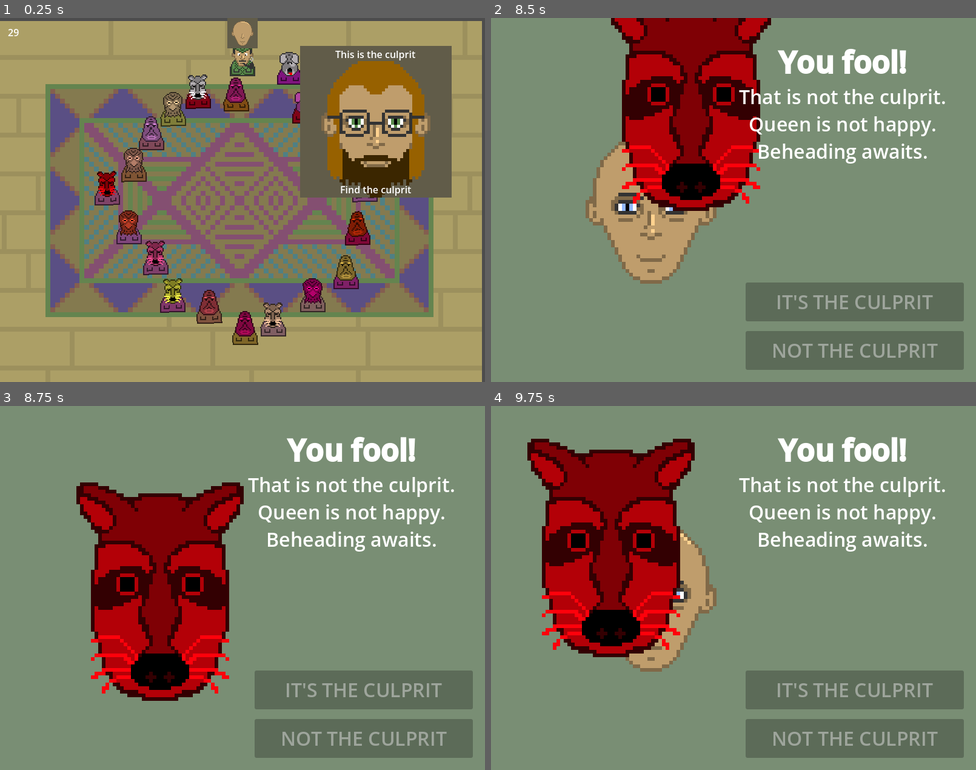
Above: before the commit, frames 1-4 (two rows, left to right).
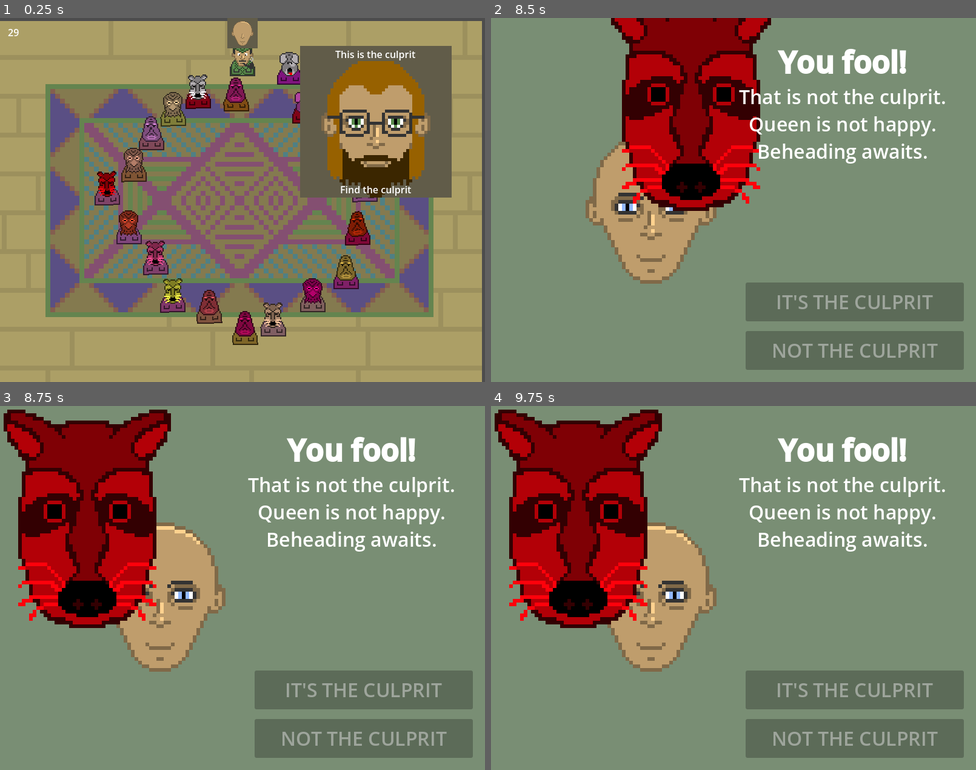
Above: after the commit, the same moments.

Repository: paavonelimarkka/mask-no-four
Game: Godot game, scene res://Scenes/game.tscn
Same seed, same stepped clock (60 frames per second), same inputs: the game is played once before the commit and once after it. Sound files missing from this copy of the repository are replaced by a short silence.
Inputs (mouse positions are in pixels of both pictures, inside the frame that each line leads up to):
- Up to frame 1 (0.25 s): no input
- Up to frame 2 (8.5 s): move the mouse to (840, 181) at 0.52 s; hold D (Right) 0.53-1.25 s; tap E (Interact) every 1.5 s from 0.6 to 6.6 s; click (840, 181) at 0.67 s; drag from (636, 218) to (777, 61) at 1.27 s; move the mouse to (782, 119) at 2.02 s; hold D (Right) 2.03-2.75 s; drag from (709, 272) to (588, 145) at 2.77 s; move the mouse to (879, 254) at 3.52 s; hold A (Left) 3.53-4.25 s; drag from (588, 145) to (694, 61) at 4.27 s; move the mouse to (757, 200) at 5.02 s; hold S (Down) 5.03-5.75 s; click (757, 200) at 5.17 s; drag from (660, 109) to (636, 218) at 5.77 s; move the mouse to (840, 181) at 6.52 s; hold W (Up) 6.53-7.25 s; click "IT'S THE CULPRIT" at 7.25 s; tap Enter at 8 s; drag from (651, 207) to (689, 105) at 8.02 s
- Up to frame 3 (8.75 s): no input
- Up to frame 4 (9.75 s): move the mouse to (782, 507) at 8.77 s; hold S (Down) 8.78-9.5 s; tap E (Interact) at 8.85 s; tap Space at 9.5 s; drag from (709, 660) to (588, 533) at 9.52 s

Frames 1-2 are identical in both runs. In frame 3, 25% of the frame differs, in the area x 0-51%, y 1-81%; in frame 4, 19%.
Error in both runs: Invalid call. Nonexistent function 'stop_movement' in base 'StaticBody2D'. (res://Scripts/player.gd:41)

Commit message:
add mumbling

Diff:
--- a/Scenes/game.tscn
+++ b/Scenes/game.tscn
@@ -3,7 +3,9 @@
 [ext_resource type="Script" uid="uid://cx42li2h1gsbs" path="res://Scripts/game.gd" id="1_3dryh"]
 [ext_resource type="PackedScene" uid="uid://cg76re3787jjk" path="res://Scenes/player.tscn" id="1_ebmjs"]
 [ext_resource type="PackedScene" uid="uid://cqkmxol52hgso" path="res://Scenes/interaction_ui.tscn" id="1_wrm1d"]
+[ext_resource type="AudioStream" uid="uid://ilcx4flnwtiv" path="res://Assets/Sounds/mumbling1.ogg" id="2_ldgsr"]
 [ext_resource type="PackedScene" uid="uid://bv0872odn3gha" path="res://Scenes/npc_generator.tscn" id="3_3dryh"]
+[ext_resource type="AudioStream" uid="uid://ce76qsd42ryyl" path="res://Assets/Sounds/mumbling2.ogg" id="3_o5yvi"]
 [ext_resource type="Script" uid="uid://c0ge6v0ma18lu" path="res://Scripts/face_reveal.gd" id="5_i6g32"]
 [ext_resource type="Texture2D" uid="uid://bm11o6hs61pj6" path="res://Assets/Faces/face_base.png" id="5_wowpa"]
 [ext_resource type="Script" path="res://Scenes/timer.gd" id="7_1l0tm"]
@@ -17,10 +19,14 @@
 [sub_resource type="RectangleShape2D" id="RectangleShape2D_3dryh"]
 size = Vector2(37, 39)
 
-[node name="Game" type="Node2D" unique_id=1433320696]
+[node name="Game" type="Node2D" unique_id=1433320696 node_paths=PackedStringArray("SFXPlayers", "mumbling_timer")]
 script = ExtResource("1_3dryh")
+SFXStreams = Array[AudioStreamOggVorbis]([ExtResource("2_ldgsr"), ExtResource("3_o5yvi")])
+SFXPlayers = [NodePath("AudioPlayers/Audio1"), NodePath("AudioPlayers/Audio2"), NodePath("AudioPlayers/Audio3"), NodePath("AudioPlayers/Audio4")]
+mumbling_timer = NodePath("AudioPlayers/MumblingTimer")
 
 [node name="InteractionUi" parent="." unique_id=688916730 instance=ExtResource("1_wrm1d")]
+visible = false
 z_index = 10
 anchors_preset = 0
 anchor_right = 0.0
@@ -234,5 +240,27 @@
 scale = Vector2(8, 8)
 texture = ExtResource("8_v158k")
 
+[node name="AudioPlayers" type="Node" parent="." unique_id=1622744093]
+
+[node name="MumblingTimer" type="Timer" parent="AudioPlayers" unique_id=1216164898]
+autostart = true
+
+[node name="Audio1" type="AudioStreamPlayer2D" parent="AudioPlayers" unique_id=1868504053]
+position = Vector2(-250, -150)
+
+[node name="Audio2" type="AudioStreamPlayer2D" parent="AudioPlayers" unique_id=802520342]
+position = Vector2(250, -150)
+
+[node name="Audio3" type="AudioStreamPlayer2D" parent="AudioPlayers" unique_id=11984811]
+position = Vector2(-250, 150)
+
+[node name="Audio4" type="AudioStreamPlayer2D" parent="AudioPlayers" unique_id=498236585]
+position = Vector2(250, 150)
+
 [connection signal="draw_culprit" from="NpcGenerator" to="FacePoster/FaceReveal" method="_on_npc_generator_draw_culprit"]
 [connection signal="timeout" from="TimerTouhut/Timer" to="." method="_on_timer_timeout"]
+[connection signal="timeout" from="AudioPlayers/MumblingTimer" to="." method="_on_mumbling_timer_timeout"]
+[connection signal="finished" from="AudioPlayers/Audio1" to="." method="_on_sfx_finished"]
+[connection signal="finished" from="AudioPlayers/Audio2" to="." method="_on_sfx_finished"]
+[connection signal="finished" from="AudioPlayers/Audio3" to="." method="_on_sfx_finished"]
+[connection signal="finished" from="AudioPlayers/Audio4" to="." method="_on_sfx_finished"]
--- a/Scripts/game.gd
+++ b/Scripts/game.gd
@@ -1,5 +1,8 @@
 extends Node2D
 
+@export var SFXStreams: Array[AudioStreamOggVorbis]
+@export var SFXPlayers: Array[AudioStreamPlayer2D]
+@export var mumbling_timer: Timer
 
 # Called when the node enters the scene tree for the first time.
 func _ready() -> void:
@@ -12,3 +15,17 @@
 func _on_timer_timeout() -> void:
 	print("aikaloppu")
 	get_tree().change_scene_to_file("res://Scenes/start.tscn")
+
+
+func _on_mumbling_timer_timeout() -> void:
+	print("Maybe play")
+	if randi_range(0, 3) >= 1:
+		print("Lets play")
+		mumbling_timer.stop()
+		var sfx_player = SFXPlayers[randi_range(0, SFXPlayers.size() - 1)]
+		sfx_player.stream = SFXStreams[randi_range(0, SFXStreams.size() - 1)]
+		sfx_player.play()
+
+
+func _on_sfx_finished() -> void:
+	mumbling_timer.start()
Not shown, added: Assets/Sounds/huh1.ogg.import
Not shown, added: Assets/Sounds/huh2.ogg.import
Not shown, added: Assets/Sounds/huh3.ogg.import
Not shown, added: Assets/Sounds/huh4.ogg.import
Not shown, added: Assets/Sounds/mumbling1.ogg.import
Not shown, added: Assets/Sounds/mumbling2.ogg.import
Not shown, added: Assets/Sounds/huh1.ogg
Not shown, added: Assets/Sounds/huh2.ogg
Not shown, added: Assets/Sounds/huh3.ogg
Not shown, added: Assets/Sounds/huh4.ogg
Not shown, added: Assets/Sounds/mumbling1.ogg
Not shown, added: Assets/Sounds/mumbling2.ogg
